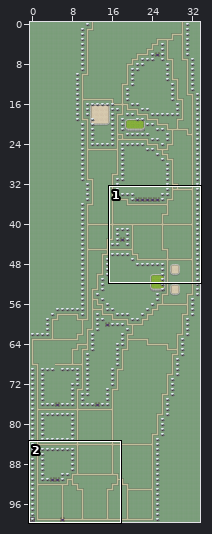
An edit to a level. Tiled map, Resources/tiled/world_map.tmx. Above, an overview of the earlier version with the close-up marked.
Close-up. Earlier state:
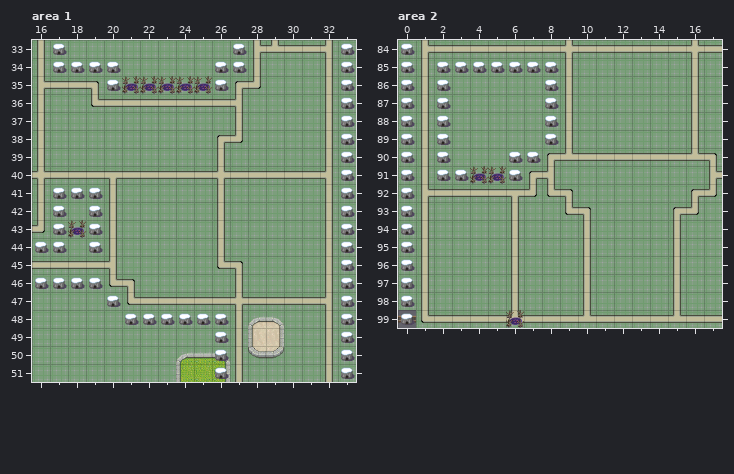
Cells are 32x32 px. Shown: area 1 x 16..33, y 33..51; area 2 x 0..17, y 84..99. The commit also changed other parts of the map, which this record leaves out. Not drawn, because the pictures are missing: unchanged layers "SchoolBottom", "SchoolMiddle", "SchoolMiddleTop", "SchoolTop", "TownBottom", "TownMiddle", "TownMiddleTop", "TownTop".
And afterwards:
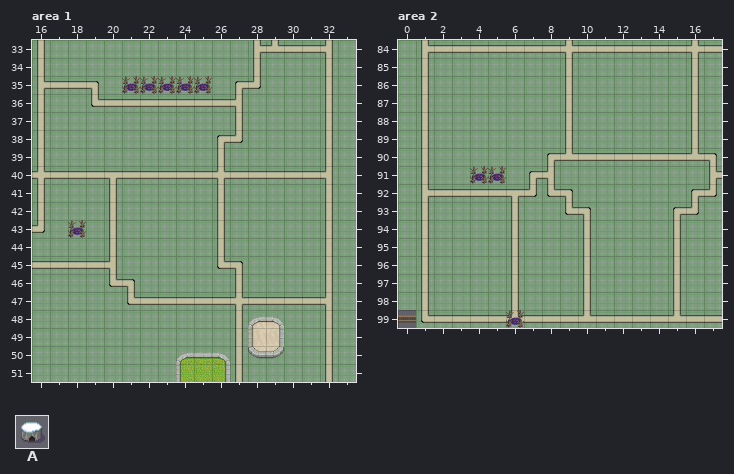
Key: from "ST-Map-E01": A 208.
_ is an empty cell.
Edits made:
Layer "collision" (now hidden), area 1:
y 33: x 17 A -> _; x 27 A -> _; x 33 A -> _
y 34: x 17..20 AAAA -> ____; x 26..27 AA -> __; x 33 A -> _
y 35: x 20 A -> _; x 26 A -> _; x 33 A -> _
y 36..40: x 33 A -> _
y 41: x 17..19 AAA -> ___; x 33 A -> _
y 42..43: x 17 A -> _; x 19 A -> _; x 33 A -> _
y 44: x 16..17 AA -> __; x 19 A -> _; x 33 A -> _
y 45: x 33 A -> _
y 46: x 16..19 AAAA -> ____; x 33 A -> _
y 47: x 20 A -> _; x 33 A -> _
y 48: x 21..26 AAAAAA -> ______; x 33 A -> _
y 49..51: x 26 A -> _; x 33 A -> _
Layer "collision" (now hidden), area 2:
y 84: x 0 A -> _
y 85: x 0 A -> _; x 2..8 AAAAAAA -> _______
y 86..89: x 0 A -> _; x 2 A -> _; x 8 A -> _
y 90: x 0 A -> _; x 2 A -> _; x 6..7 AA -> __
y 91: x 0 A -> _; x 2..3 AA -> __; x 6 A -> _
y 92..99: x 0 A -> _
Pixel boxes of the changes (left, top, right, bottom) in both close-ups:
removed: (53, 43, 121, 91)
removed: (215, 43, 247, 91)
removed: (341, 43, 355, 379)
removed: (35, 187, 103, 253)
removed: (35, 277, 229, 379)
removed: (401, 43, 415, 325)
removed: (437, 61, 559, 181)
